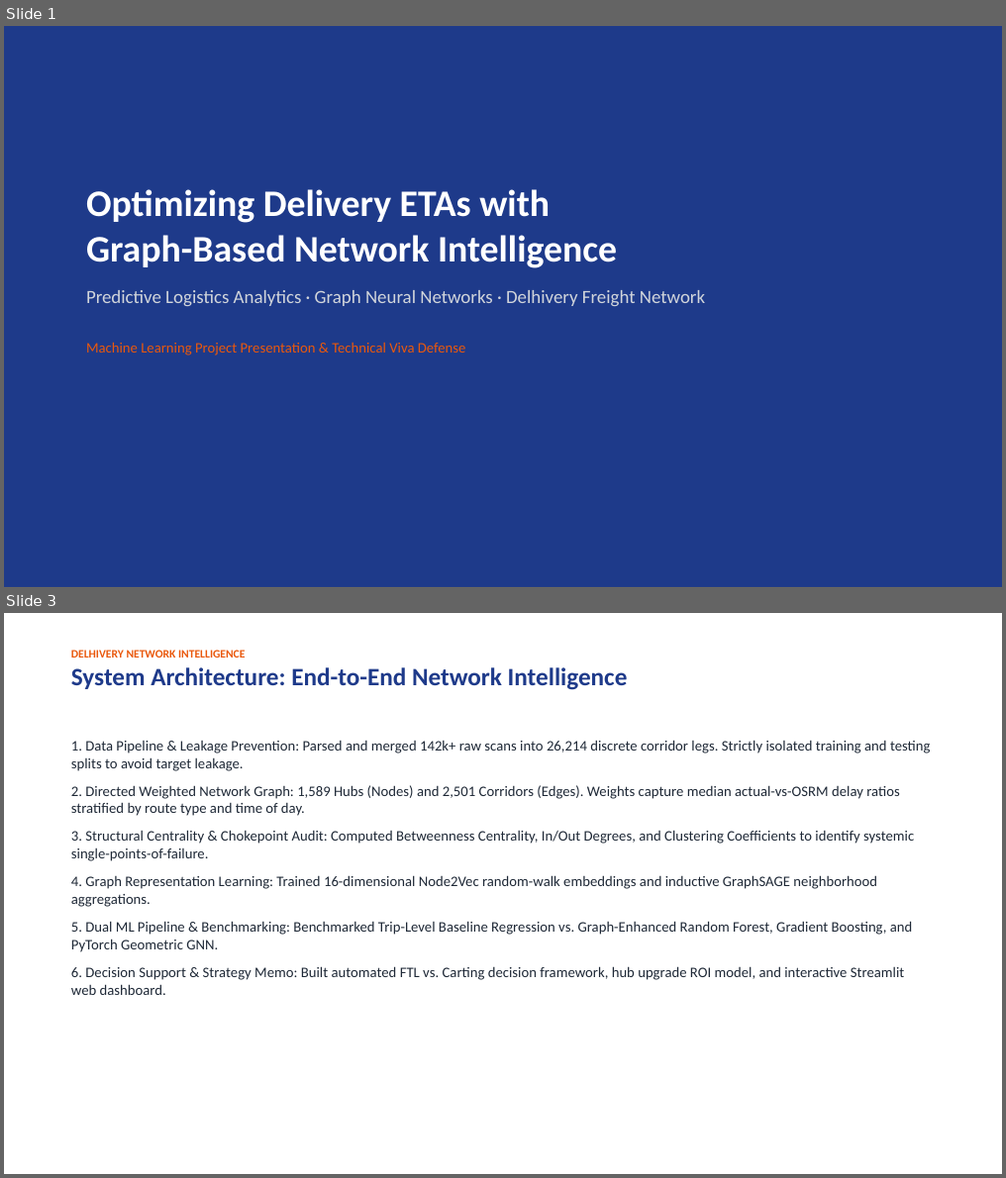
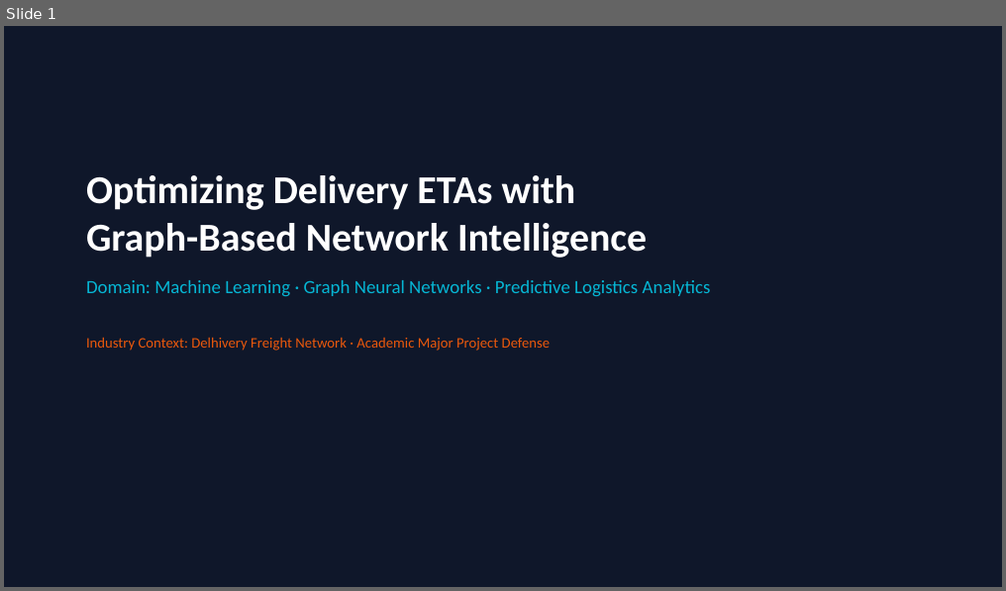
Before and after one commit to jaigoyal0000-dotcom/ML-Project-LOGISTIC-AI-, a slide deck: presentation_slides.pptx. Shown one above the other, each under a label of ours: slides 1 and 3 before the commit, slide 1 after it; the slides between them are not shown. The pictures are 1006x1178 and 1006x591 pixels, drawn with LibreOffice and Linux fonts; fonts in the diff are those of the drawing. Boxes give left, top, right and bottom in pixels: in the first picture for what was removed or moved away, otherwise in the second. Text is boxed around its words. In the diff, an @@ line names an element or a change of style, - is before the commit and + after.

Commit message:
Update PPT: Add data breakdowns, empirical outputs, mathematical formulations, and ROI calculations (16 slides)

```diff
--- a/presentation_slides.pptx
+++ b/presentation_slides.pptx
@@ slide 3 removed at bbox=[4, 613, 1002, 1174], background #FFFFFF @@
@@ text removed at bbox=[71, 650, 628, 690] @@
-DELHIVERY NETWORK INTELLIGENCE
-System Architecture: End-to-End Network Intelligence
@@ text removed at bbox=[71, 740, 931, 995] @@
-1. Data Pipeline & Leakage Prevention: Parsed and merged 142k+ raw scans into 26,214 discrete corridor legs. Strictly isolated training and testing splits to avoid target leakage.
-2. Directed Weighted Network Graph: 1,589 Hubs (Nodes) and 2,501 Corridors (Edges). Weights capture median actual-vs-OSRM delay ratios stratified by route type and time of day.
-3. Structural Centrality & Chokepoint Audit: Computed Betweenness Centrality, In/Out Degrees, and Clustering Coefficients to identify systemic single-points-of-failure.
-4. Graph Representation Learning: Trained 16-dimensional Node2Vec random-walk embeddings and inductive GraphSAGE neighborhood aggregations.
-5. Dual ML Pipeline & Benchmarking: Benchmarked Trip-Level Baseline Regression vs. Graph-Enhanced Random Forest, Gradient Boosting, and PyTorch Geometric GNN.
-6. Decision Support & Strategy Memo: Built automated FTL vs. Carting decision framework, hub upgrade ROI model, and interactive Streamlit web dashboard.
@@ slide 1 changed as well @@
@@ rectangle at bbox=[4, 26, 1002, 587]: fill #1E3A8A to #0F172A @@
@@ text "Optimizing Delivery ETAs with Graph-Based ...": place and size @@
-text "Optimizing Delivery ETAs with Graph-Based ..." at bbox=[86, 189, 705, 356]
+text "Optimizing Delivery ETAs with Graph-Based ..." at bbox=[86, 175, 711, 351]
@@ text at bbox=[86, 175, 647, 258]: size 36 to 38 pt in "Optimizing Delivery ETAs with Graph-Based Network Intelligen ..." @@
@@ text at bbox=[86, 280, 711, 351]: text changed; text colour #D1D5DB to #06B6D4 @@
-Predictive Logistics Analytics · Graph Neural Networks · Delhivery Freight Network
-Machine Learning Project Presentation & Technical Viva Defense
+Domain: Machine Learning · Graph Neural Networks · Predictive Logistics Analytics
+Industry Context: Delhivery Freight Network · Academic Major Project Defense
```
Also in this commit, not shown: 3 other slides changed, 12 slides added, 5 other slides removed, 1 other file.
